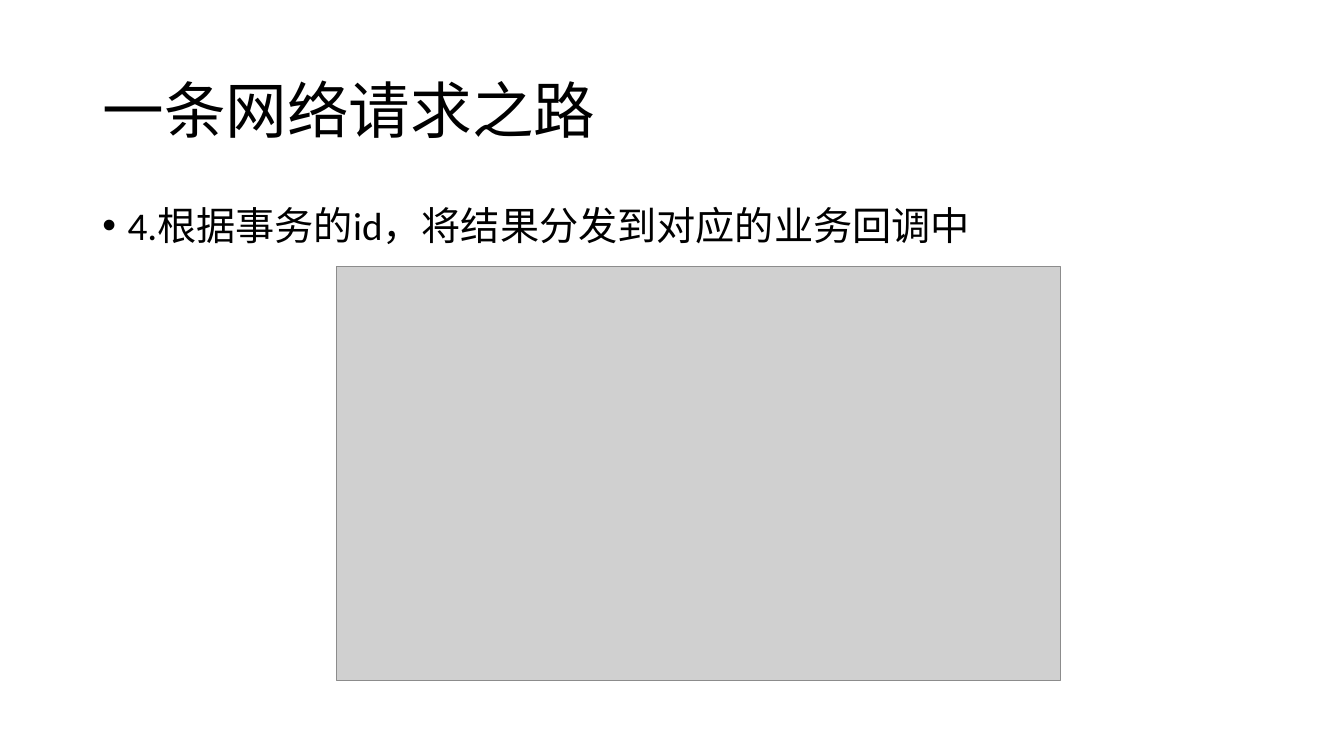
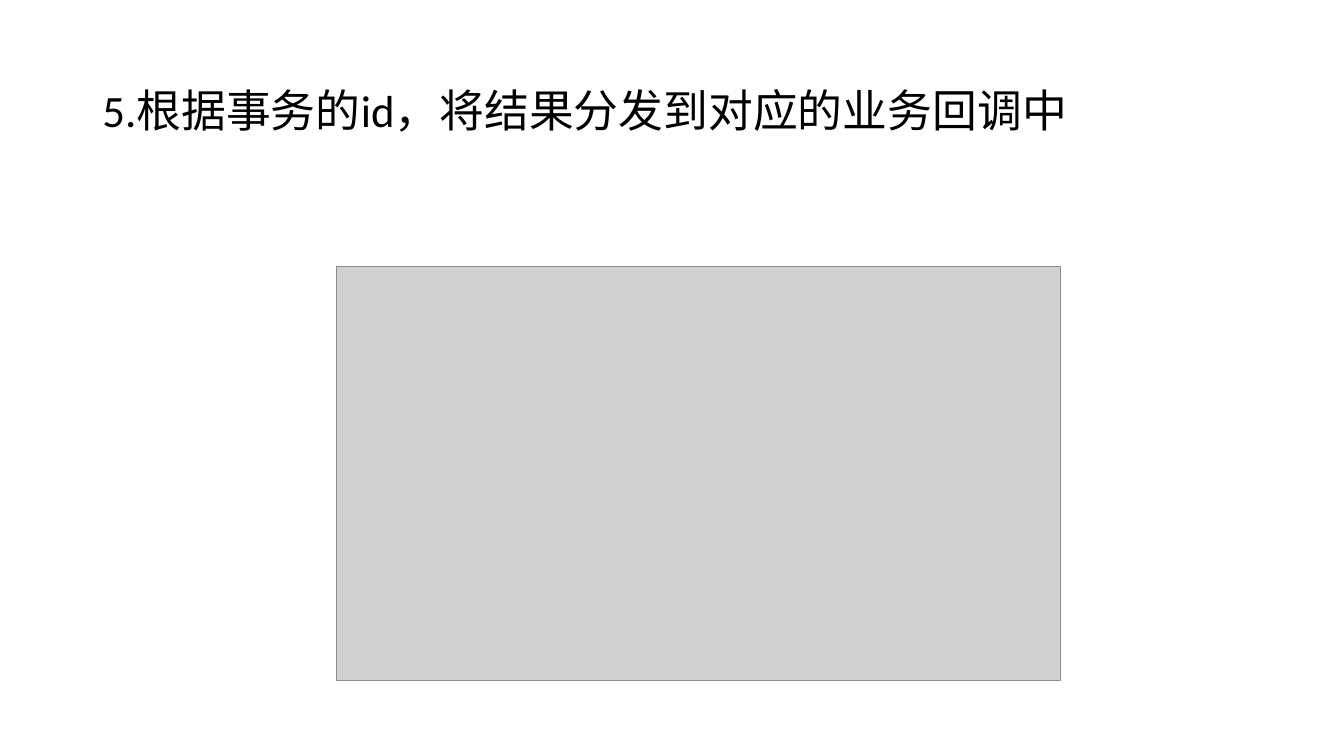
Before and after one commit to daisongsong1991/ppt, a slide deck: slide 7 of net_ppt.pptx (slide 8 before the commit). Drawn at 1344x756 pixels with LibreOffice and Linux fonts; fonts in the diff are those of the drawing; grey boxes stand for pictures. Boxes give left, top, right and bottom in pixels: in the first picture for what was removed or moved away, otherwise in the second. Text is boxed around its words. In the diff, an @@ line names an element or a change of style, - is before the commit and + after.

```diff
--- a/net_ppt.pptx
+++ b/net_ppt.pptx
@@ title at box(102, 90, 1066, 132): text changed; size 44 to 32 pt @@
-一条网络请求之路
+5.根据事务的id，将结果分发到对应的业务回调中
@@ text removed at box(128, 207, 970, 244) @@
-• 4.根据事务的id，将结果分发到对应的业务回调中
```
Also in this commit, not shown: 15 other slides changed, 3 slides added, 4 slides removed.
